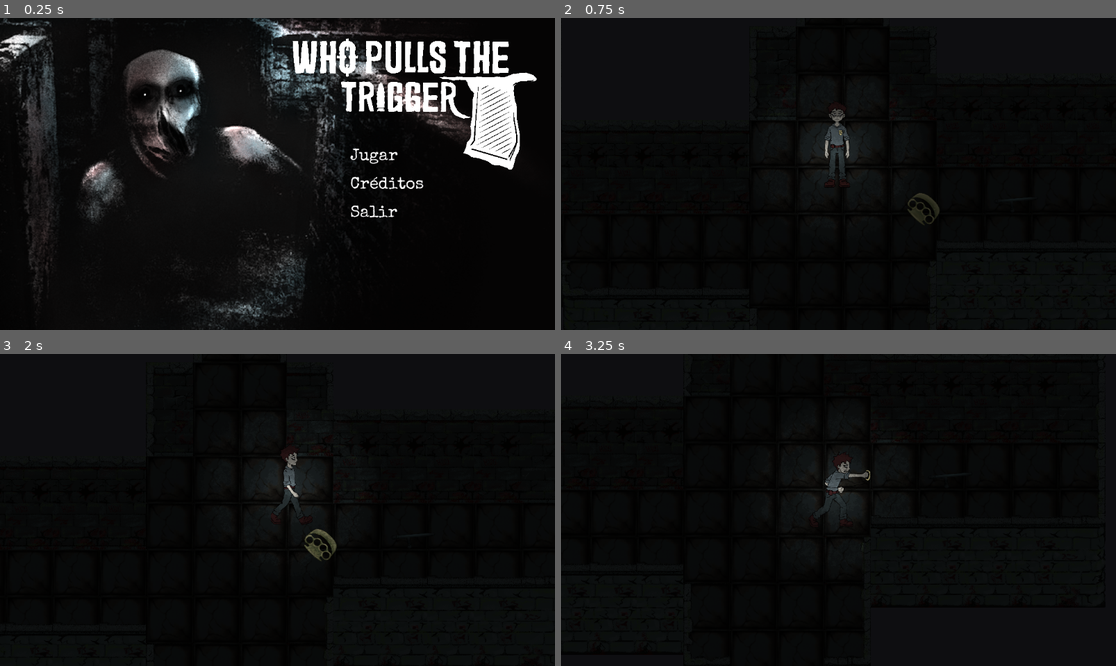
Above: before the commit, frames 1-4 (two rows, left to right).
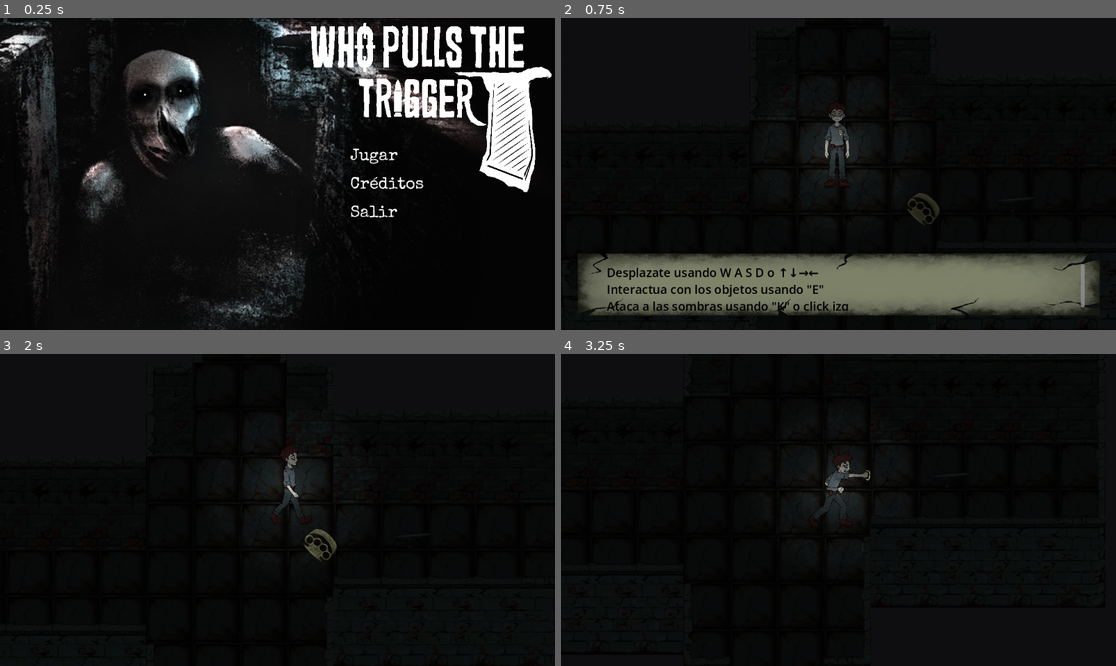
Above: after the commit, the same moments.

Repository: Candrixx/GameJam_RogueLike
Game: Godot game, scene res://Scenes/ui/homescreen.tscn
Two runs of this game, one before a commit and one after it. Both use one fixed random seed, a clock stepped at 60 frames per second and the inputs below.
Inputs (mouse positions are in pixels of both pictures, inside the frame that each line leads up to):
- Up to frame 1 (0.25 s): no input
- Up to frame 2 (0.75 s): click (977, 158) at 0.5 s
- Up to frame 3 (2 s): tap Enter (ui_accept) at 1.25, 1.52 s; move the mouse to (399, 494) at 1.27 s; hold D (right) from 1.28 s (still down); click (399, 494) at 1.35 s
- Up to frame 4 (3.25 s): move the mouse to (727, 525) at 2.02 s; release D (right) at 2.03 s; hold S (down) 2.03-2.78 s; tap E (interact) at 2.1 s; tap Enter (ui_accept) at 2.27 s; move the mouse to (894, 441) at 2.77 s; hold D (right) from 2.78 s (still down); click (894, 441) at 2.85 s

The runs differ from the first frame. In frame 1, 8.0% of the frame differs, in the area x 52-100%, y 1-56%; in frame 2, 17%, in the area x 3-97%, y 75-96%; in frame 3, less than 0.1%; in frame 4, less than 0.1%.

Commit message:
no explotes porfa

Diff:
--- a/Scenes/maps/map_labyrinth.tscn
+++ b/Scenes/maps/map_labyrinth.tscn
@@ -11,6 +11,7 @@
 [ext_resource type="PackedScene" uid="uid://y7swrtjmrmpj" path="res://Scenes/items/baton_floor.tscn" id="9_6pn7r"]
 [ext_resource type="PackedScene" uid="uid://c0h2rij0ubk5l" path="res://Scenes/items/brass_knuckles_floor.tscn" id="10_oab3y"]
 [ext_resource type="PackedScene" uid="uid://d3ta5dwghxj6w" path="res://Scenes/items/note.tscn" id="11_n257l"]
+[ext_resource type="Script" uid="uid://j04am5ti0glp" path="res://Scripts/area_2d.gd" id="12_kpd2b"]
 
 [sub_resource type="TileSetAtlasSource" id="TileSetAtlasSource_ratia"]
 texture = ExtResource("2_d3g55")
@@ -198,6 +199,9 @@
 "speed": 5.0
 }]
 
+[sub_resource type="RectangleShape2D" id="RectangleShape2D_ty0te"]
+size = Vector2(254, 317)
+
 [node name="map_laberynth" type="Node2D" unique_id=787963577]
 y_sort_enabled = true
 
@@ -264,3 +268,15 @@
 
 [node name="Note" parent="." unique_id=1826667186 instance=ExtResource("11_n257l")]
 position = Vector2(2812, -1813)
+
+[node name="GatilloDialogo" type="Area2D" parent="." unique_id=1603183096]
+script = ExtResource("12_kpd2b")
+texto_del_personaje = "Desplazate usando W A S D o ↑↓→←
+Interactua con los objetos usando \"E\"
+Ataca a las sombras usando \"K\" o click izq"
+
+[node name="CollisionShape2D" type="CollisionShape2D" parent="GatilloDialogo" unique_id=89378814]
+position = Vector2(479, 304)
+shape = SubResource("RectangleShape2D_ty0te")
+
+[connection signal="body_entered" from="GatilloDialogo" to="GatilloDialogo" method="_on_body_entered"]
--- a/Scenes/ui/homescreen.tscn
+++ b/Scenes/ui/homescreen.tscn
@@ -35,29 +35,27 @@
 [node name="Titulo" type="TextureRect" parent="." unique_id=537349638]
 self_modulate = Color(1.380357, 1.380357, 1.380357, 1)
 layout_mode = 1
-anchors_preset = 15
+anchors_preset = -1
+anchor_left = 0.554
 anchor_right = 1.0
-anchor_bottom = 1.0
-offset_left = 600.0
-offset_top = 35.0
-offset_right = -31.0
-offset_bottom = -326.0
-grow_horizontal = 2
-grow_vertical = 2
+anchor_bottom = 0.573
+offset_left = -0.20800781
+offset_bottom = -0.3040161
+grow_horizontal = 0
 texture = ExtResource("2_h3gr5")
 expand_mode = 1
 
 [node name="CajaBotones" type="VBoxContainer" parent="." unique_id=1310627466]
 layout_mode = 1
-anchors_preset = 6
-anchor_left = 1.0
+anchors_preset = -1
+anchor_left = 0.749
 anchor_top = 0.5
-anchor_right = 1.0
-anchor_bottom = 0.5
-offset_left = -425.0
+anchor_right = 0.86700004
+anchor_bottom = 0.68200004
+offset_left = -135.84802
 offset_top = -53.0
-offset_right = -153.0
-offset_bottom = 118.0
+offset_right = 0.21594238
+offset_bottom = 0.063964844
 grow_horizontal = 0
 grow_vertical = 2
 theme_override_constants/separation = 23
